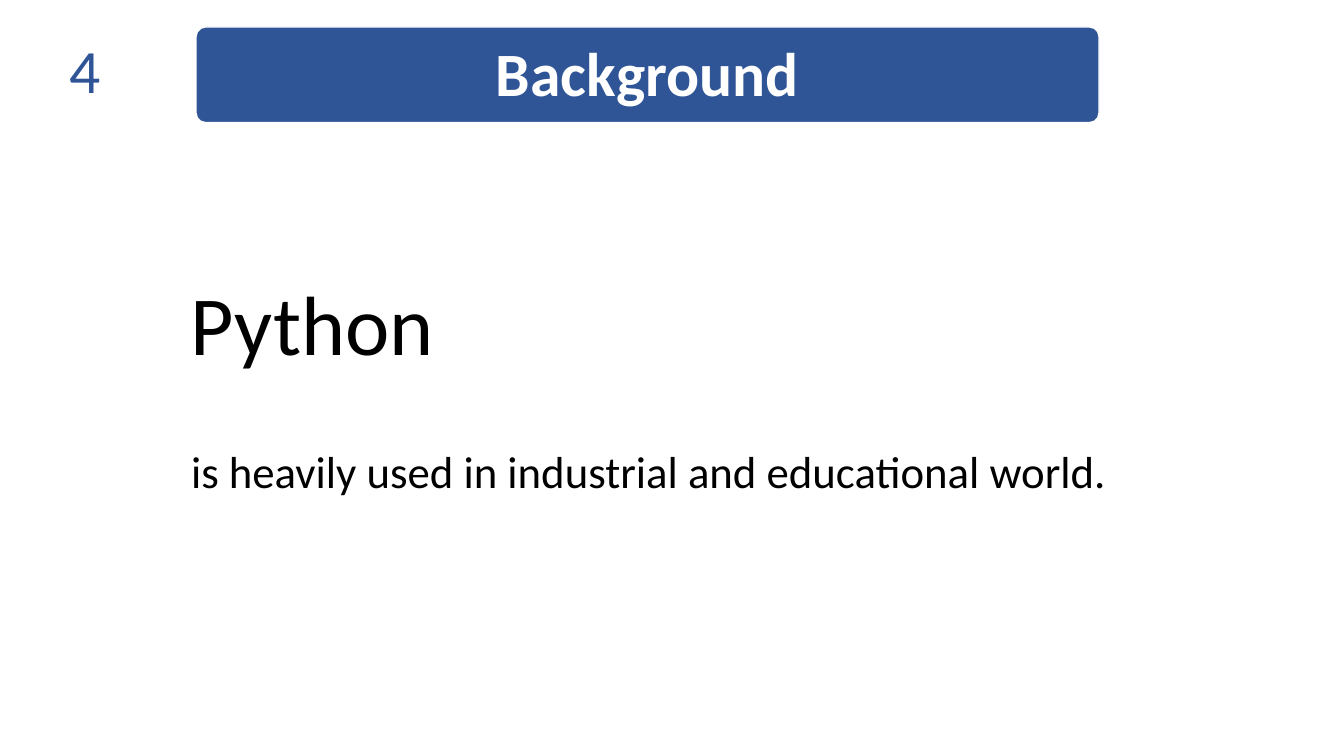
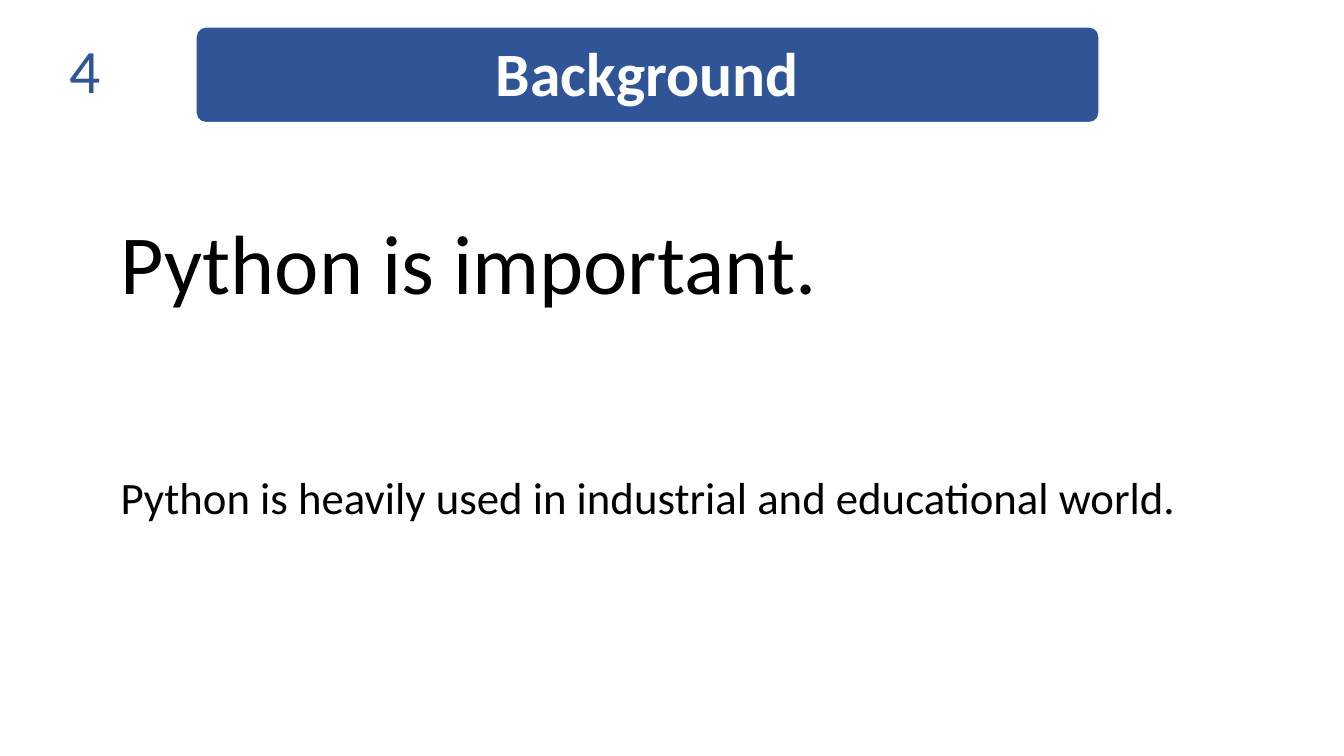
Before and after one commit to thautwarm/diojit, a slide deck: slide 4 of docs/Taine.pptx. Drawn at 1344x756 pixels with LibreOffice and Linux fonts; fonts in the diff are those of the drawing. Boxes give left, top, right and bottom in pixels: in the first picture for what was removed or moved away, otherwise in the second. Text is boxed around its words. In the diff, an @@ line names an element or a change of style, - is before the commit and + after.

```diff
--- a/docs/Taine.pptx
+++ b/docs/Taine.pptx
@@ text at box(121, 235, 817, 308): text changed @@
-Python
+Python is important.
@@ text at box(121, 483, 1175, 522): text changed @@
-is heavily used in industrial and educational world.
+Python is heavily used in industrial and educational world.
```
Also in this commit, not shown: 20 other slides changed, 3 slides added, 1 other file.
